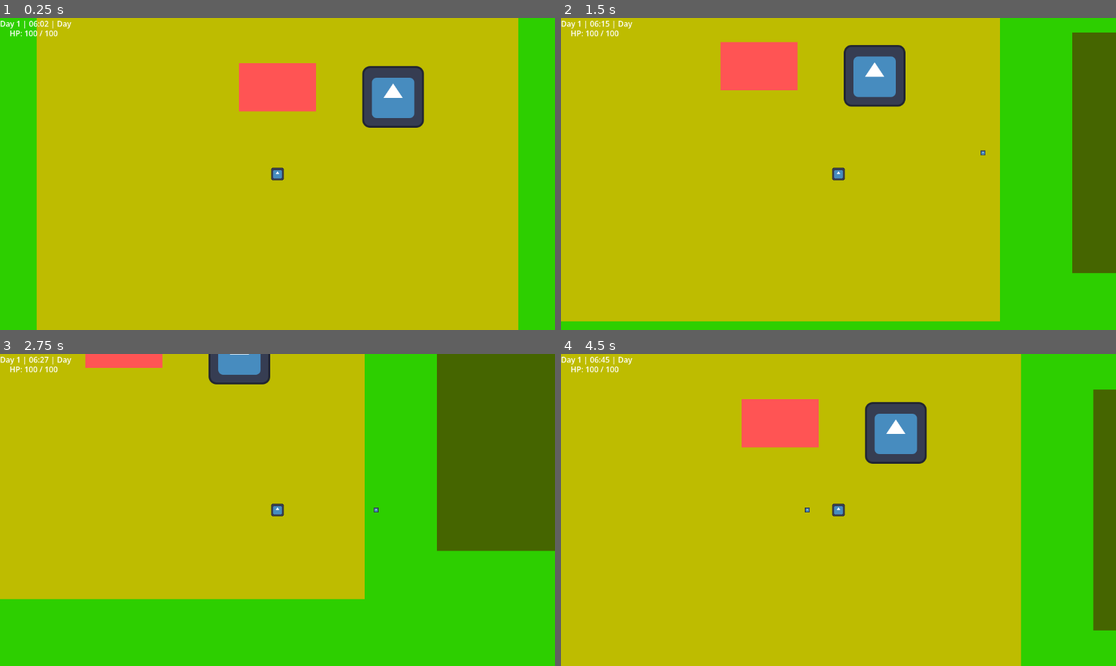
Above: before the commit, frames 1-4 (two rows, left to right).
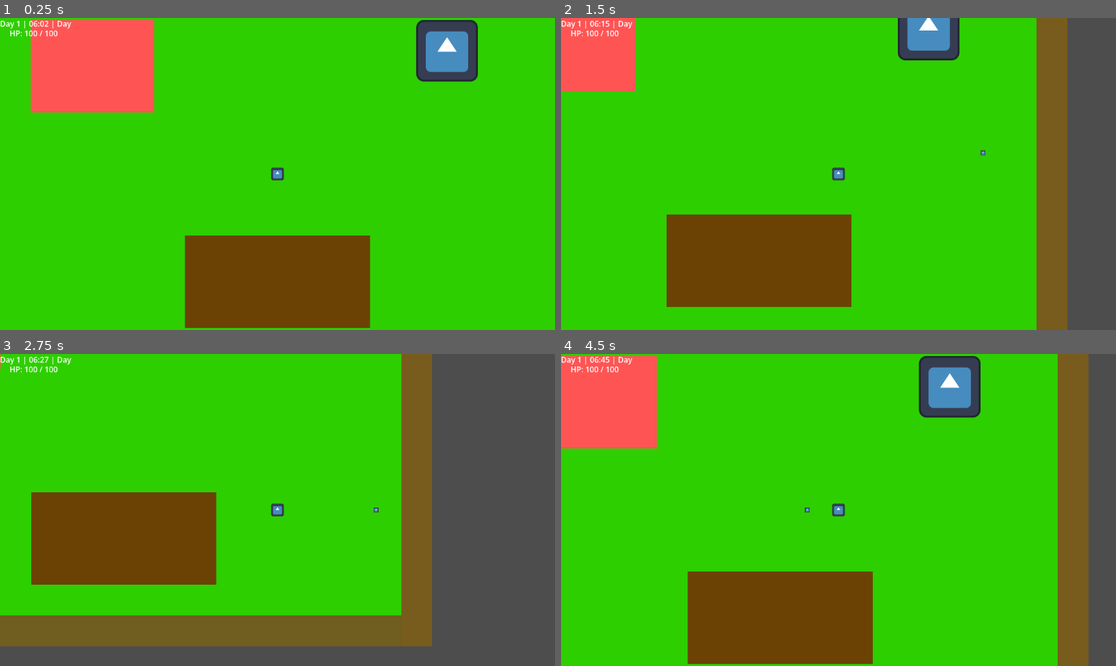
Above: after the commit, the same moments.

Repository: Rohan919477/Farmer-Savior
Game: Godot game, scene res://scenes/main/Main.tscn
Two runs of this game, one before a commit and one after it. Both use one fixed random seed, a clock stepped at 60 frames per second and the inputs below. The engine's default icon, where the game draws it, is replaced by a stand-in: a white triangle on a blue panel in a dark square.
Inputs (mouse positions are in pixels of both pictures, inside the frame that each line leads up to):
- Up to frame 1 (0.25 s): no input
- Up to frame 2 (1.5 s): tap Enter at 0.5 s; move the mouse to (960, 158) at 0.52 s; hold D (move_right) 0.53-1.28 s; tap E (interact) at 0.6 s; click (960, 158) at 0.67 s; move the mouse to (727, 189) at 1.27 s; hold S (move_down) from 1.28 s (still down); right-click (727, 189) at 1.35 s
- Up to frame 3 (2.75 s): move the mouse to (333, 441) at 2.02 s; release S (move_down) at 2.03 s; hold D (move_right) from 2.03 s (still down); click (333, 441) at 2.1 s
- Up to frame 4 (4.5 s): move the mouse to (810, 572) at 2.77 s; release D (move_right) at 2.78 s; hold W (move_up) 2.78-3.53 s; tap E (interact) at 2.85 s; click (810, 572) at 2.92 s; move the mouse to (1005, 556) at 3.52 s; hold A (move_left) from 3.53 s (still down); right-click (1005, 556) at 3.6 s; move the mouse to (672, 463) at 4.27 s; click (672, 463) at 4.35 s

The runs differ from the first frame. In frame 1, 87% of the frame differs, in the area x 5-94%, y 0-100%; in frame 2, 91%; in frame 3, 91%; in frame 4, 93%, in the area x 0-100%, y 0-100%.

Commit message:
Fixed some collision and visual issues

Diff:
--- a/scenes/enemies/BlightPig.tscn
+++ b/scenes/enemies/BlightPig.tscn
@@ -13,7 +13,7 @@
 
 [node name="BlightPig" type="CharacterBody2D" unique_id=1231377827]
 collision_layer = 2
-collision_mask = 0
+collision_mask = 4
 script = ExtResource("1_ngken")
 seed_drop_scene = ExtResource("2_5kba0")
 scrap_drop_scene = ExtResource("3_7b53v")
@@ -29,7 +29,7 @@
 shape = SubResource("RectangleShape2D_e1v0j")
 
 [node name="DamageArea" type="Area2D" parent="." unique_id=846397005]
-collision_layer = 2
+collision_layer = 0
 
 [node name="CollisionShape2D" type="CollisionShape2D" parent="DamageArea" unique_id=892838114]
 shape = SubResource("CircleShape2D_dtevv")
--- a/scenes/enemies/CropMite.tscn
+++ b/scenes/enemies/CropMite.tscn
@@ -14,7 +14,7 @@
 [node name="CropMite" type="CharacterBody2D" unique_id=1629791216]
 scale = Vector2(0.7, 0.7)
 collision_layer = 2
-collision_mask = 0
+collision_mask = 4
 script = ExtResource("1_g0pbl")
 seed_drop_scene = ExtResource("2_jhbwk")
 scrap_drop_scene = ExtResource("3_3wn2q")
@@ -30,7 +30,7 @@
 shape = SubResource("RectangleShape2D_e1v0j")
 
 [node name="DamageArea" type="Area2D" parent="." unique_id=846397005]
-collision_layer = 2
+collision_layer = 0
 
 [node name="CollisionShape2D" type="CollisionShape2D" parent="DamageArea" unique_id=892838114]
 shape = SubResource("CircleShape2D_dtevv")
--- a/scenes/enemies/RotCrop.tscn
+++ b/scenes/enemies/RotCrop.tscn
@@ -13,7 +13,7 @@
 
 [node name="RotCrop" type="CharacterBody2D" unique_id=583873538]
 collision_layer = 2
-collision_mask = 0
+collision_mask = 4
 script = ExtResource("1_hc4vu")
 seed_drop_scene = ExtResource("2_cad0o")
 scrap_drop_scene = ExtResource("3_huxck")
@@ -29,7 +29,7 @@
 shape = SubResource("RectangleShape2D_e1v0j")
 
 [node name="DamageArea" type="Area2D" parent="." unique_id=846397005]
-collision_layer = 2
+collision_layer = 0
 
 [node name="CollisionShape2D" type="CollisionShape2D" parent="DamageArea" unique_id=892838114]
 shape = SubResource("CircleShape2D_dtevv")
--- a/scenes/enemies/TempEnemy.tscn
+++ b/scenes/enemies/TempEnemy.tscn
@@ -11,7 +11,7 @@
 
 [node name="TempEnemy" type="CharacterBody2D" unique_id=162856162]
 collision_layer = 2
-collision_mask = 0
+collision_mask = 4
 script = ExtResource("2_e1v0j")
 
 [node name="Sprite2D" type="Sprite2D" parent="." unique_id=1736126111]
@@ -23,7 +23,7 @@
 shape = SubResource("RectangleShape2D_e1v0j")
 
 [node name="DamageArea" type="Area2D" parent="." unique_id=846397005]
-collision_layer = 2
+collision_layer = 0
 
 [node name="CollisionShape2D" type="CollisionShape2D" parent="DamageArea" unique_id=892838114]
 shape = SubResource("CircleShape2D_dtevv")
--- a/scenes/farm/PesticideTurret.tscn
+++ b/scenes/farm/PesticideTurret.tscn
@@ -4,10 +4,10 @@
 [ext_resource type="Texture2D" uid="uid://ddgq1bxbelcds" path="res://icon.svg" id="2_77ox7"]
 
 [node name="PesticideTurret" type="Node2D" unique_id=1304110094]
+z_index = 20
 script = ExtResource("1_nvrrb")
 
 [node name="Sprite2D" type="Sprite2D" parent="." unique_id=1905290471]
-modulate = Color(0.54509807, 1, 0.16862746, 1)
-z_index = 8
-scale = Vector2(0.12, 0.12)
+modulate = Color(0.16862746, 0.19607843, 1, 1)
+scale = Vector2(0.25, 0.25)
 texture = ExtResource("2_77ox7")
--- a/scenes/maps/FarmMap_greybox.tscn
+++ b/scenes/maps/FarmMap_greybox.tscn
@@ -4,101 +4,82 @@
 [ext_resource type="Texture2D" uid="uid://ddgq1bxbelcds" path="res://icon.svg" id="2_av8mm"]
 
 [sub_resource type="RectangleShape2D" id="RectangleShape2D_5t2dp"]
-size = Vector2(2040, 40)
+size = Vector2(1280, 64)
 
 [sub_resource type="RectangleShape2D" id="RectangleShape2D_tq17q"]
-size = Vector2(2040, 40)
+size = Vector2(1280, 64)
 
 [sub_resource type="RectangleShape2D" id="RectangleShape2D_av8mm"]
-size = Vector2(40, 1440)
+size = Vector2(64, 896)
 
 [sub_resource type="RectangleShape2D" id="RectangleShape2D_v0suf"]
-size = Vector2(40, 1440)
+size = Vector2(64, 896)
 
 [sub_resource type="RectangleShape2D" id="RectangleShape2D_yt4j7"]
-size = Vector2(180, 120)
+size = Vector2(256, 192)
 
 [node name="FarmMap_Greybox" type="Node2D" unique_id=1399892865]
 
 [node name="Ground" type="ColorRect" parent="." unique_id=293795789]
-offset_left = -1000.0
-offset_top = -700.0
-offset_right = 1000.0
-offset_bottom = 700.0
+offset_left = -640.0
+offset_top = -448.0
+offset_right = 640.0
+offset_bottom = 448.0
 color = Color(0.17621657, 0.81200707, 3.85046e-06, 1)
 
-[node name="HomeArea" type="ColorRect" parent="." unique_id=1180427135]
-offset_left = -120.0
-offset_top = -80.0
-offset_right = 120.0
-offset_bottom = 80.0
-color = Color(0.58026826, 0.47122657, 0.26007298, 1)
-
 [node name="FarmPlotArea" type="ColorRect" parent="." unique_id=609044918]
-offset_left = -350.0
-offset_top = 150.0
-offset_right = -50.0
-offset_bottom = 330.0
-color = Color(0.38660517, 0.30851582, 0.016421538, 1)
-
-[node name="FarmDefenseArea" type="ColorRect" parent="." unique_id=401926881]
-offset_left = -500.0
-offset_top = -350.0
-offset_right = 500.0
-offset_bottom = 350.0
-color = Color(0.7469902, 0.73676497, 0, 1)
-
-[node name="OutsideFieldArea" type="ColorRect" parent="." unique_id=1884629732]
-offset_left = 650.0
-offset_top = -250.0
-offset_right = 950.0
-offset_bottom = 250.0
-color = Color(0.26957887, 0.39740217, 8.663535e-07, 1)
+offset_left = -192.0
+offset_top = 128.0
+offset_right = 192.0
+offset_bottom = 320.0
+color = Color(0.41960785, 0.25882354, 0.015686275, 1)
 
 [node name="CollisionWalls" type="StaticBody2D" parent="." unique_id=1710727142]
+collision_layer = 4
+collision_mask = 0
 
 [node name="TopWall" type="CollisionShape2D" parent="CollisionWalls" unique_id=1548678866]
-position = Vector2(0, -720)
+position = Vector2(0, -416)
 shape = SubResource("RectangleShape2D_5t2dp")
 
 [node name="BottomWall" type="CollisionShape2D" parent="CollisionWalls" unique_id=1178652531]
-position = Vector2(0, 720)
+position = Vector2(0, 416)
 shape = SubResource("RectangleShape2D_tq17q")
 
 [node name="LeftWall" type="CollisionShape2D" parent="CollisionWalls" unique_id=270575979]
-position = Vector2(-1020, 0)
+position = Vector2(-608, 0)
 shape = SubResource("RectangleShape2D_av8mm")
 
 [node name="RightWall" type="CollisionShape2D" parent="CollisionWalls" unique_id=674476729]
-position = Vector2(1020, 0)
+position = Vector2(608, 0)
 shape = SubResource("RectangleShape2D_v0suf")
 
 [node name="FenceTop" type="ColorRect" parent="." unique_id=1376736959]
-offset_left = -1000.0
-offset_top = -700.0
-offset_right = 1000.0
-offset_bottom = -680.0
+offset_left = -640.0
+offset_top = -448.0
+offset_right = 640.0
+offset_bottom = -384.0
 color = Color(0.4486491, 0.33152026, 0.08561262, 1)
 
 [node name="FenceBottom" type="ColorRect" parent="." unique_id=689712069]
-offset_left = -1000.0
-offset_top = 680.0
-offset_right = 1000.0
-offset_bottom = 700.0
+offset_left = -640.0
+offset_top = 384.0
+offset_right = 640.0
+offset_bottom = 448.0
 color = Color(0.4401454, 0.36336198, 0.12435486, 1)
 
 [node name="FenceLeft" type="ColorRect" parent="." unique_id=530661163]
-offset_left = -1000.0
-offset_top = -700.0
-offset_right = -980.0
-offset_bottom = 700.0
+offset_left = -640.0
+offset_top = -448.0
+offset_right = -576.0
+offset_bottom = 448.0
 color = Color(0.43266204, 0.35406277, 0.09322903, 1)
 
 [node name="FenceRight" type="ColorRect" parent="." unique_id=813301637]
-offset_left = 980.0
-offset_top = -700.0
-offset_right = 1000.0
-offset_bottom = 700.0
+offset_left = 576.0
+offset_top = -448.0
+offset_right = 640.0
+offset_bottom = 448.0
 color = Color(0.46536672, 0.36069107, 0.1124085, 1)
 
 [node name="SpawnPoints" type="Node2D" parent="." unique_id=1156497663]
@@ -109,7 +90,7 @@
 position = Vector2(0, 80)
 
 [node name="HouseEntrance" type="Area2D" parent="." unique_id=1629726719]
-position = Vector2(0, -180)
+position = Vector2(-384, -224)
 collision_layer = 32768
 script = ExtResource("1_tq17q")
 interaction_name = "House"
@@ -125,10 +106,10 @@
 color = Color(0.9529412, 1, 0.4509804, 1)
 
 [node name="Visual" type="ColorRect" parent="HouseEntrance" unique_id=1269601673]
-offset_left = -80.0
-offset_top = -50.0
-offset_right = 80.0
-offset_bottom = 50.0
+offset_left = -128.0
+offset_top = -96.0
+offset_right = 128.0
+offset_bottom = 96.0
 color = Color(1, 0.32941177, 0.32941177, 1)
 
 [node name="PromptLabel" type="Label" parent="HouseEntrance" unique_id=2033924969]
@@ -142,7 +123,8 @@
 shape = SubResource("RectangleShape2D_yt4j7")
 
 [node name="TruckProp" type="Sprite2D" parent="." unique_id=1507909805]
-position = Vector2(240, -160)
+position = Vector2(352, -256)
 texture = ExtResource("2_av8mm")
 
-[node name="TurretPlacementRoot" type="Node" parent="." unique_id=45468210]
+[node name="TurretPlacementRoot" type="Node2D" parent="." unique_id=34337927]
+z_index = 15
--- a/scenes/player/player.tscn
+++ b/scenes/player/player.tscn
@@ -12,7 +12,7 @@
 size = Vector2(48, 36)
 
 [node name="Player" type="CharacterBody2D" unique_id=1647505724 groups=["player"]]
-collision_mask = 2
+collision_mask = 4
 script = ExtResource("1_dovo2")
 seed_projectile_scene = ExtResource("2_gmlin")
 
--- a/scripts/managers/DefenseManager.gd
+++ b/scripts/managers/DefenseManager.gd
@@ -12,8 +12,8 @@
 @export var grid_rows: int = 14
 
 # Adjust these later only if turret placements do not align with the farm map.
-@export var farm_grid_origin: Vector2 = Vector2(-980.0, -680.0)
-@export var farm_grid_cell_size: Vector2 = Vector2(98.0, 97.0)
+@export var farm_grid_origin: Vector2 = Vector2(-640.0, -448.0)
+@export var farm_grid_cell_size: Vector2 = Vector2(64.0, 64.0)
 
 @export var max_pesticide_turrets: int = 2
 
